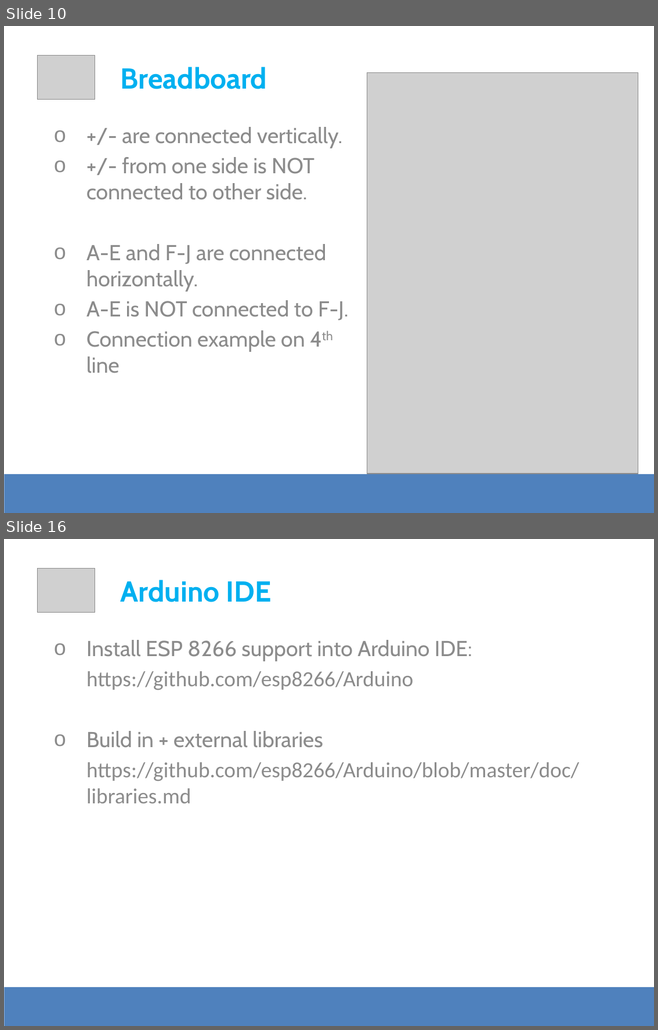
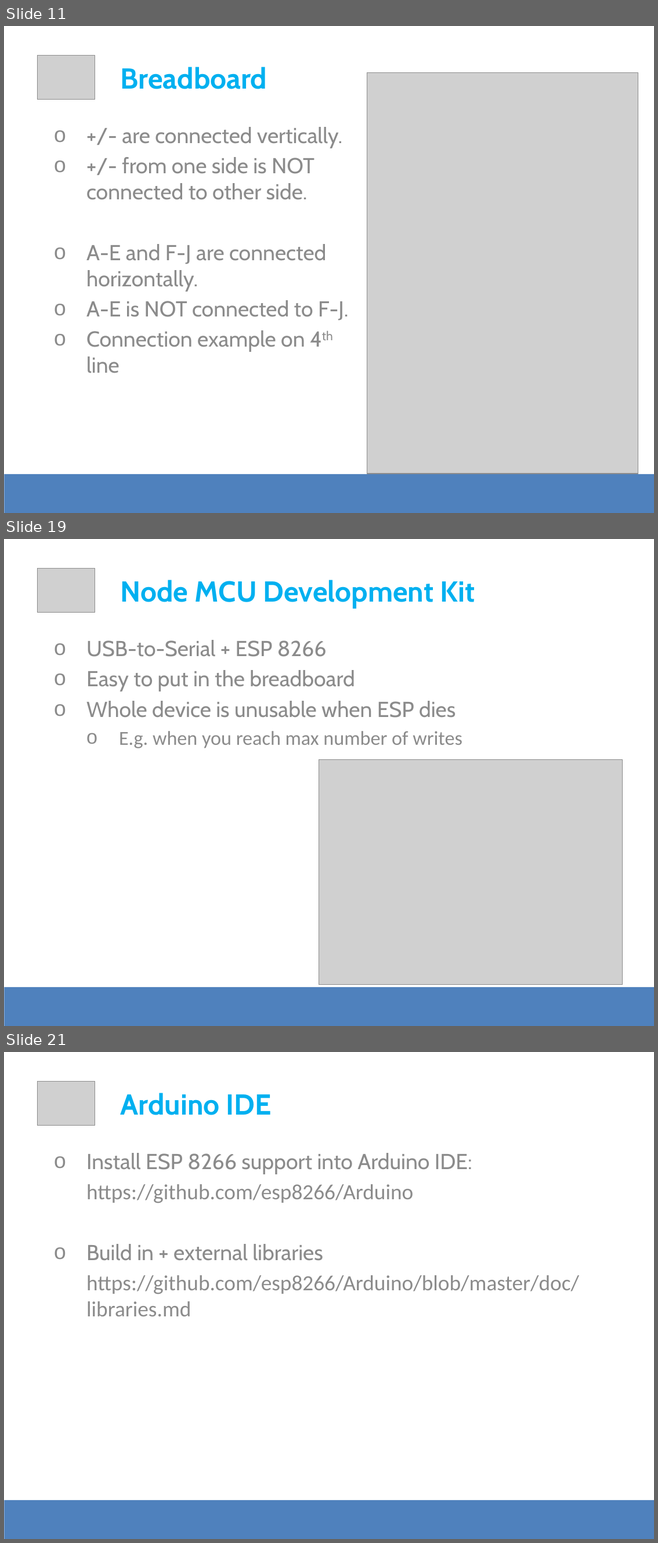
Before and after one commit to apolo-11/es-workshop-esp8266, a slide deck: DevSession - ESP8266.pptx. Shown one above the other, each under a label of ours: slides 10 and 16 before the commit, slides 11, 19 and 21 after it; the slides between them are not shown. The pictures are 658x1030 and 658x1543 pixels, drawn with LibreOffice and Linux fonts; fonts in the diff are those of the drawing; grey boxes stand for pictures. Boxes give left, top, right and bottom in pixels: in the first picture for what was removed or moved away, otherwise in the second. Text is boxed around its words. In the diff, an @@ line names an element or a change of style, - is before the commit and + after.

```diff
--- a/DevSession - ESP8266.pptx
+++ b/DevSession - ESP8266.pptx
@@ slide 19 added at box(4, 539, 654, 1026), background #FFFFFF @@
@@ picture added at box(37, 568, 95, 613) @@
@@ text added at box(121, 580, 475, 607), 32 pt, text #00B0F0, bold @@
+Node MCU Development Kit
@@ text added at box(86, 640, 462, 748), 24 pt, text #8C8C8C @@
+o USB-to-Serial + ESP 8266
+o Easy to put in the breadboard
+o Whole device is unusable when ESP dies
+  o E.g. when you reach max number of writes
@@ picture added at box(318, 760, 622, 984) @@
@@ rectangle added at box(4, 987, 654, 1026), fill #4F81BD @@
@@ what was slide 10 is now slide 11 @@
@@ what was slide 16 is now slide 21 @@
```
Also in this commit, not shown: 3 slides changed, 9 other slides added, 4 slides removed, 3 other files.
